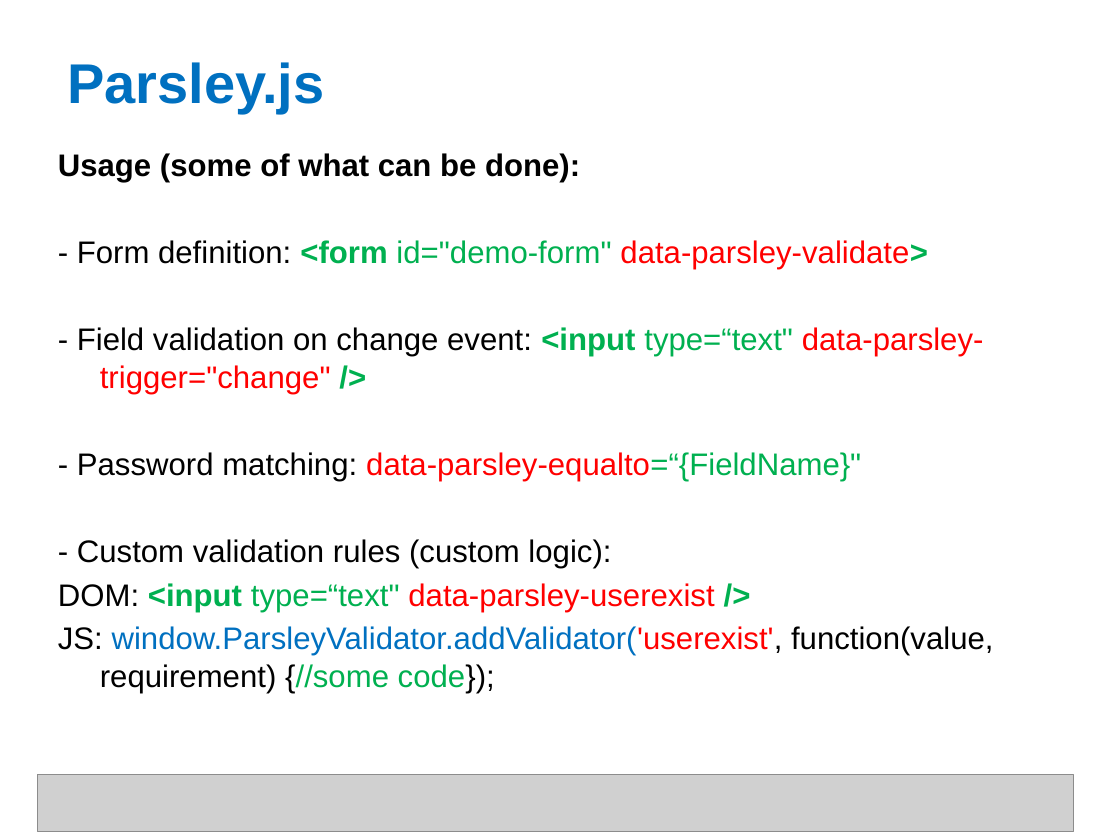
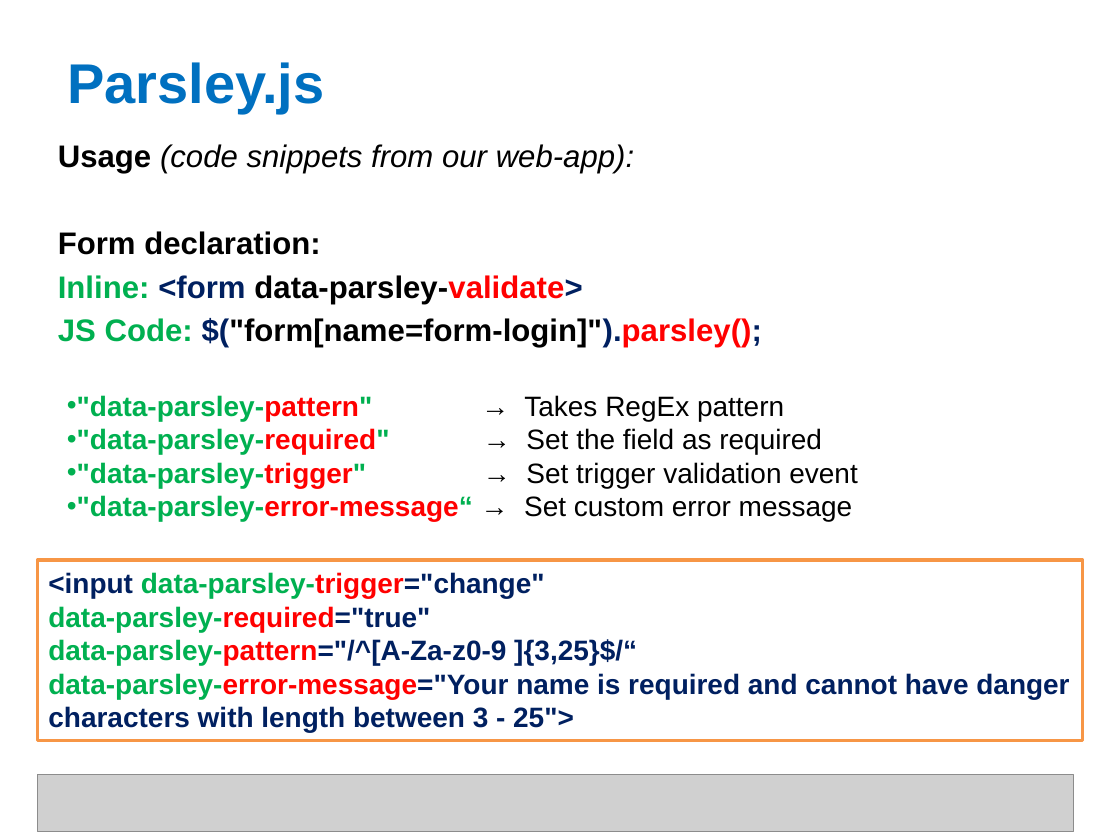
Before and after one commit to shyamTum/JavaScript, a slide deck: slide 35 of Final.pptx. Drawn at 1120x840 pixels with LibreOffice and Linux fonts; fonts in the diff are those of the drawing; grey boxes stand for pictures. Boxes give left, top, right and bottom in pixels: in the first picture for what was removed or moved away, otherwise in the second. Text is boxed around its words. In the diff, an @@ line names an element or a change of style, - is before the commit and + after.

Commit message:
- Updated slides

```diff
--- a/Final.pptx
+++ b/Final.pptx
@@ text at (58,144,762,347): text changed; bold on @@
-Usage (some of what can be done):
-- Form definition: <form id="demo-form" data-parsley-validate>
-- Field validation on change event: <input type=“text" data-parsley-trigger="change" />
-- Password matching: data-parsley-equalto=“{FieldName}"
-- Custom validation rules (custom logic):
-DOM: <input type=“text" data-parsley-userexist />
-JS: window.ParsleyValidator.addValidator('userexist', function(value, requirement) {//some code});
+Usage (code snippets from our web-app):
+Form declaration:
+Inline: <form data-parsley-validate>
+JS Code: $("form[name=form-login]").parsley();
@@ text added at (77,395,857,522), 18 pt, text #000000, bold @@
+• "data-parsley-pattern" → Takes RegEx pattern
+• "data-parsley-required" → Set the field as required
+• "data-parsley-trigger" → Set trigger validation event
+• "data-parsley-error-message“ → Set custom error message
@@ rectangle added at (37,560,1082,741), fill #FFFFFF, outline #F79646 2 pt, 18 pt, text #002060, bold @@
+<input data-parsley-trigger="change"
+data-parsley-required="true"
+data-parsley-pattern="/^[A-Za-z0-9 ]{3,25}$/“
+data-parsley-error-message="Your name is required and cannot have danger characters with length between 3 - 25">
```
Also in this commit, not shown: 10 other slides changed, 1 slide added, 1 other file.
